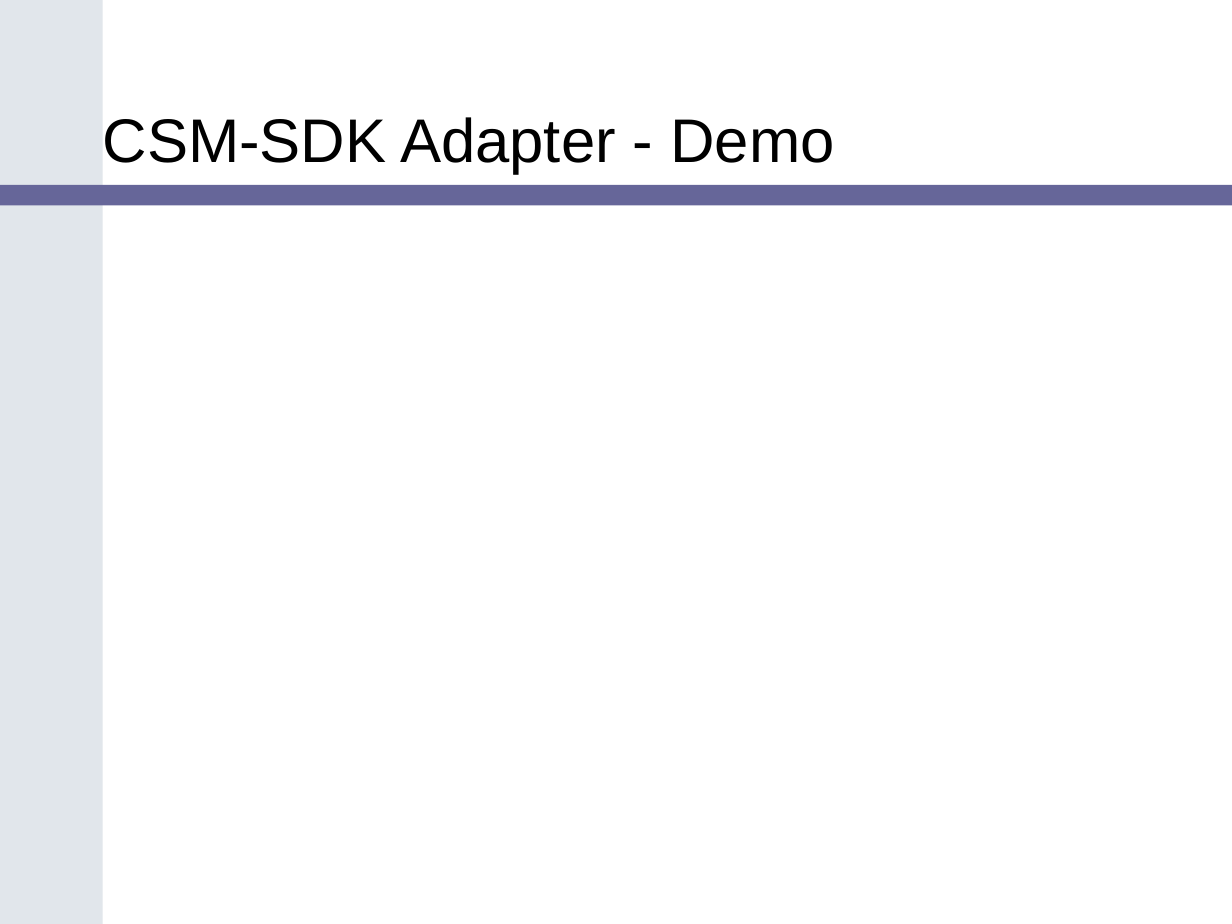
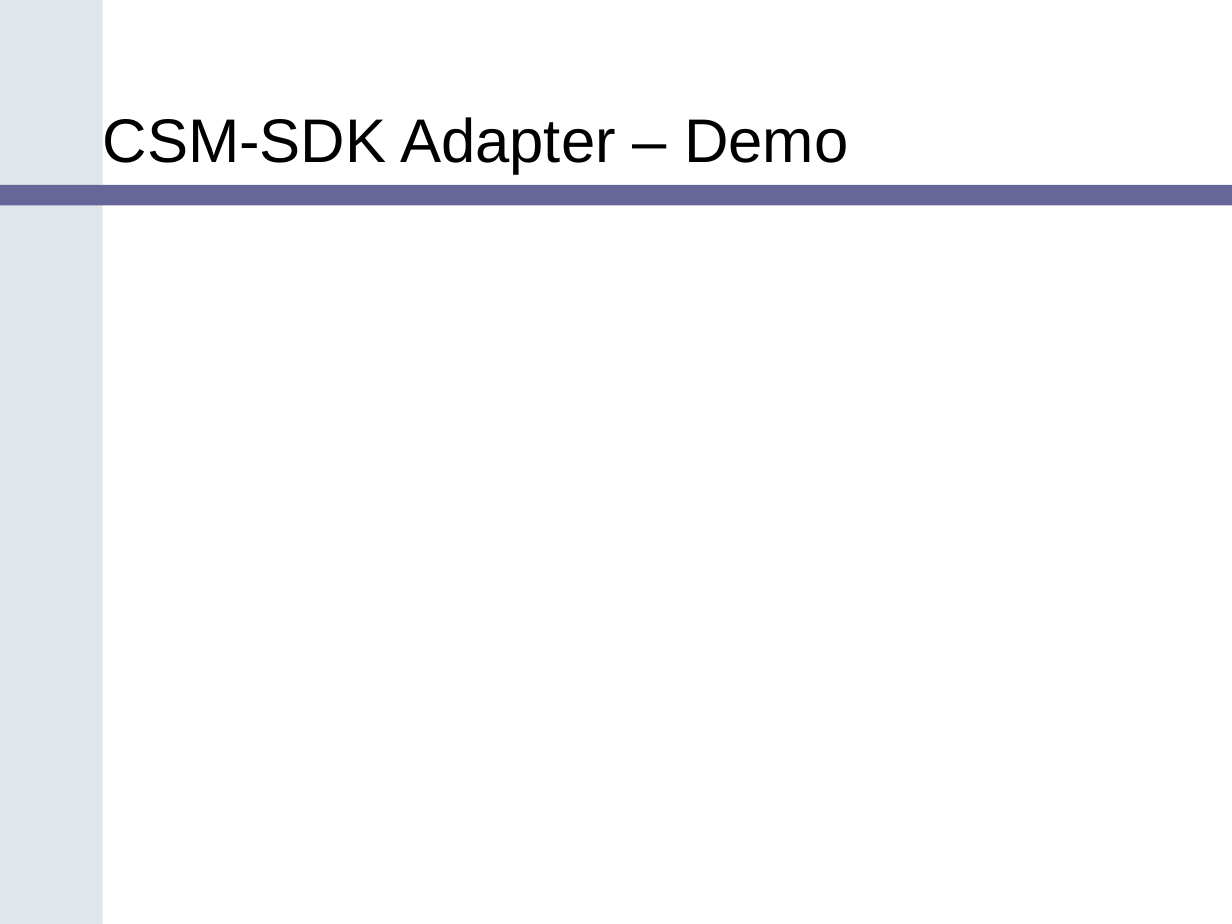
Before and after one commit to CBIIT/common-security-module-docs, a slide deck: slide 17 of Presentations/SDK_Bootcamp_CSM_v1.ppt. Drawn at 1232x924 pixels with LibreOffice and Linux fonts; fonts in the diff are those of the drawing; background and template pictures are left out. Boxes give left, top, right and bottom in pixels: in the first picture for what was removed or moved away, otherwise in the second. Text is boxed around its words. In the diff, an @@ line names an element or a change of style, - is before the commit and + after.

```diff
--- a/Presentations/SDK_Bootcamp_CSM_v1.ppt
+++ b/Presentations/SDK_Bootcamp_CSM_v1.ppt
@@ title at box(103, 117, 848, 173): text changed @@
-CSM-SDK Adapter - Demo
+CSM-SDK Adapter – Demo
```
Also in this commit, not shown: 1 other slide changed, 2 slides added.
